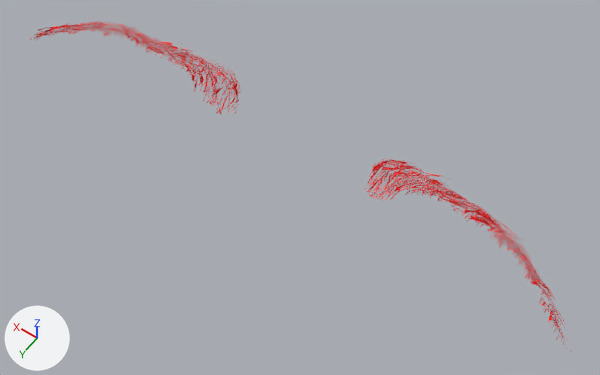
The glTF model tools/yekta-light/assets/heads/brows/mindfront_eyebrows_02_F.glb as it was, and as the next commit left it.
Both versions are drawn from a camera (50 mm lens) standing at (-0.0778, 0.0008, 0.2036) and looking at (-0.0094, -0.0951, 0.053). Lighting does not change. The marker at lower left points along +X, +Y and +Z. The older version comes first. Vertices at exactly the same position are counted once.
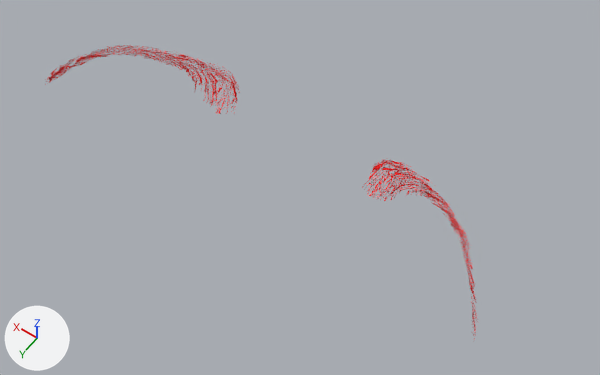
What the commit changed:
me_mesh_0 is used by ob_mesh_0; location (0.0, 0.0, 0.0).
me_mesh_0 had 12236 vertices, 17616 faces and spanned x -0.078..0.076, y -0.111..-0.091, z 0.05..0.065.
me_mesh_0 now has 12239 vertices, 17620 faces and spans x -0.061..0.061, y -0.11..-0.083, z 0.051..0.065.
me_mesh_0 part 1: 575 loose pieces with 6124 vertices, spanning x -0.078..0.076, y -0.11..-0.091, z 0.051..0.065, are deleted.
me_mesh_0 part 2: 359 vertices moved within x 0.019..0.042, y -0.11..-0.103, z 0.051..0.062; 1625 vertices removed from x 0.018..0.049, y -0.111..-0.103, z 0.05..0.063; 4834 vertices added at x 0.018..0.061, y -0.11..-0.083, z 0.051..0.065.
me_mesh_0 part 3: 353 vertices moved within x -0.038..-0.022, y -0.109..-0.104, z 0.051..0.063; 1597 vertices removed from x -0.046..-0.021, y -0.11..-0.104, z 0.051..0.064; 4515 vertices added at x -0.061..-0.02, y -0.109..-0.083, z 0.051..0.065.
Other edits to the shape of me_mesh_0 do not show in these pictures.

What differs and where, as boxes [x1, y1, x2, y2] in the pictures (600 x 375 px):
'Mesh_0', reshaped (19% narrower, 10% shorter): before [30, 21, 568, 346]; after [45, 45, 478, 339]
part 1 of me_mesh_0, deleted: before [30, 21, 568, 346]
part 2 of me_mesh_0, built on: before [151, 40, 241, 115]; after [45, 45, 240, 114]
part 3 of me_mesh_0, reshaped: before [365, 158, 464, 203]; after [362, 158, 478, 339]
